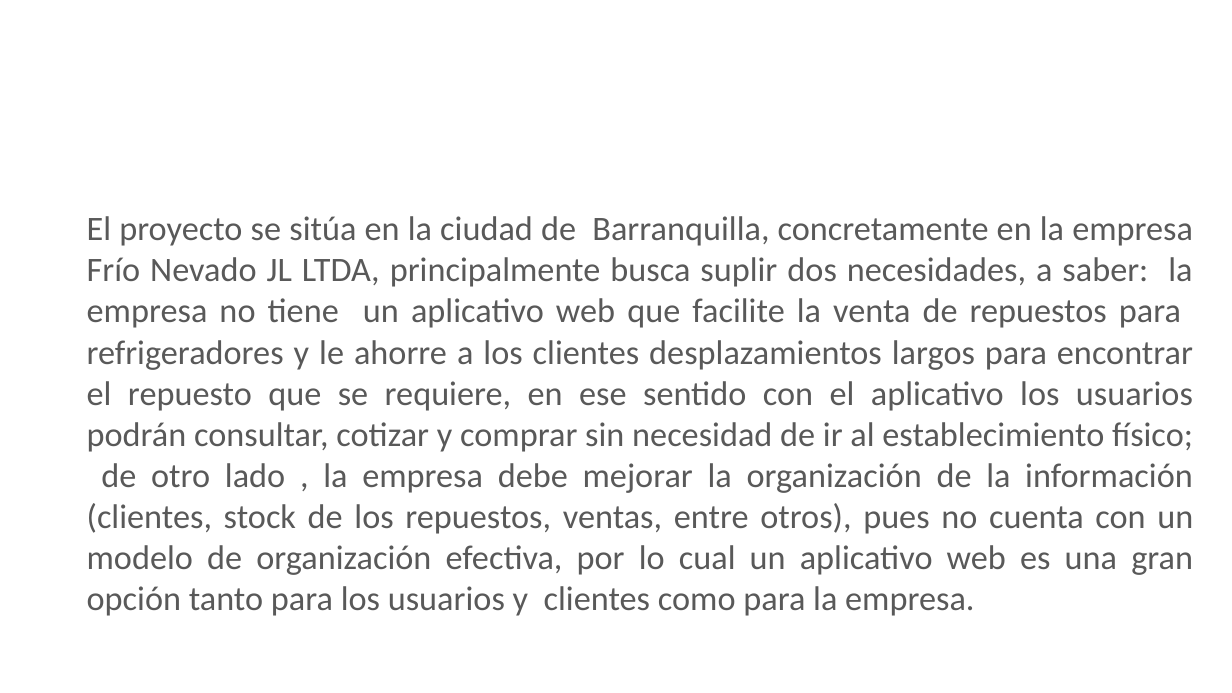
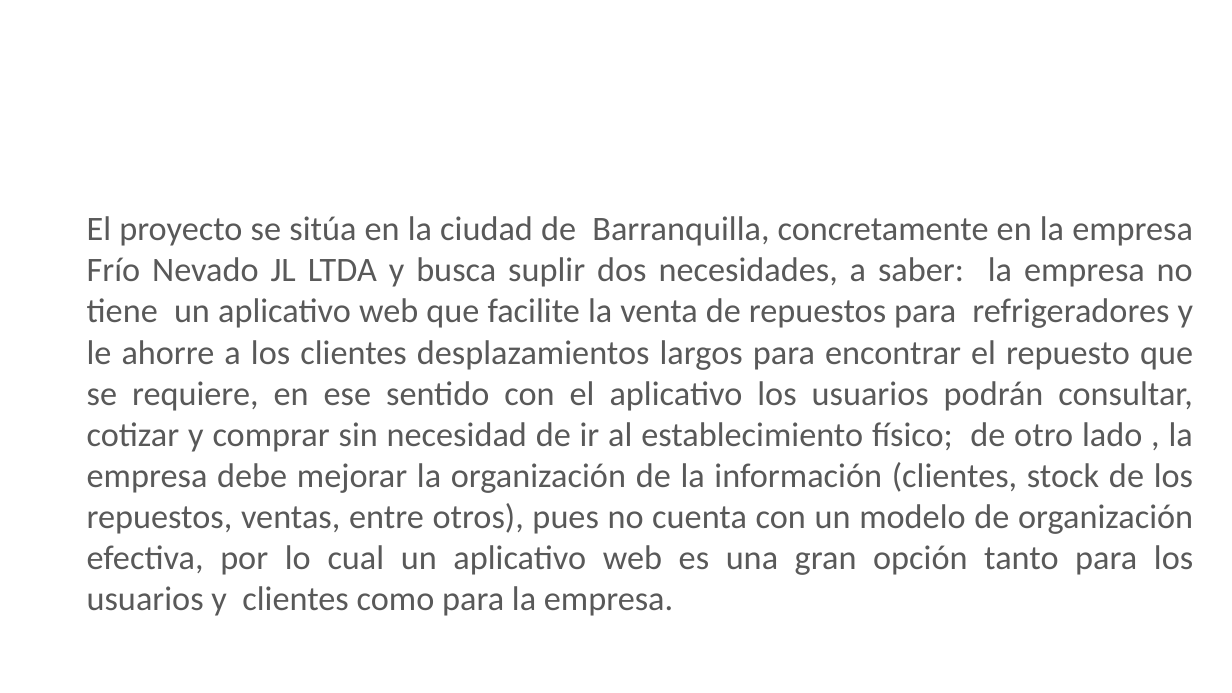
Before and after one commit to DanielAlfaro2222/proyecto-salecold, a slide deck: slide 8 of 01-Analisis/01-Componente metodologico/Proyecto.pptx. Drawn at 1232x693 pixels with LibreOffice and Linux fonts; fonts in the diff are those of the drawing; background and template pictures are left out. Boxes give left, top, right and bottom in pixels: in the first picture for what was removed or moved away, otherwise in the second. Text is boxed around its words. In the diff, an @@ line names an element or a change of style, - is before the commit and + after.

```diff
--- a/01-Analisis/01-Componente metodologico/Proyecto.pptx
+++ b/01-Analisis/01-Componente metodologico/Proyecto.pptx
@@ text at <box>87,216,1193,616</box>: text changed @@
-El proyecto se sitúa en la ciudad de Barranquilla, concretamente en la empresa Frío Nevado JL LTDA, principalmente busca suplir dos necesidades, a saber: la empresa no tiene un aplicativo web que facilite la venta de repuestos para refrigeradores y le ahorre a los clientes desplazamientos largos para encontrar el repuesto que se requiere, en ese sentido con el aplicativo los usuarios podrán consultar, cotizar y comprar sin necesidad de ir al establecimiento físico; de otro lado , la empresa debe mejorar la organización de la información (clientes, stock de los repuestos, ventas, entre otros), pues no cuenta con un modelo de organización efectiva, por lo cual un aplicativo web es una gran opción tanto para los usuarios y clientes como para la empresa.
+El proyecto se sitúa en la ciudad de Barranquilla, concretamente en la empresa Frío Nevado JL LTDA y busca suplir dos necesidades, a saber: la empresa no tiene un aplicativo web que facilite la venta de repuestos para refrigeradores y le ahorre a los clientes desplazamientos largos para encontrar el repuesto que se requiere, en ese sentido con el aplicativo los usuarios podrán consultar, cotizar y comprar sin necesidad de ir al establecimiento físico; de otro lado , la empresa debe mejorar la organización de la información (clientes, stock de los repuestos, ventas, entre otros), pues no cuenta con un modelo de organización efectiva, por lo cual un aplicativo web es una gran opción tanto para los usuarios y clientes como para la empresa.
```
Also in this commit, not shown: 1 other file.
